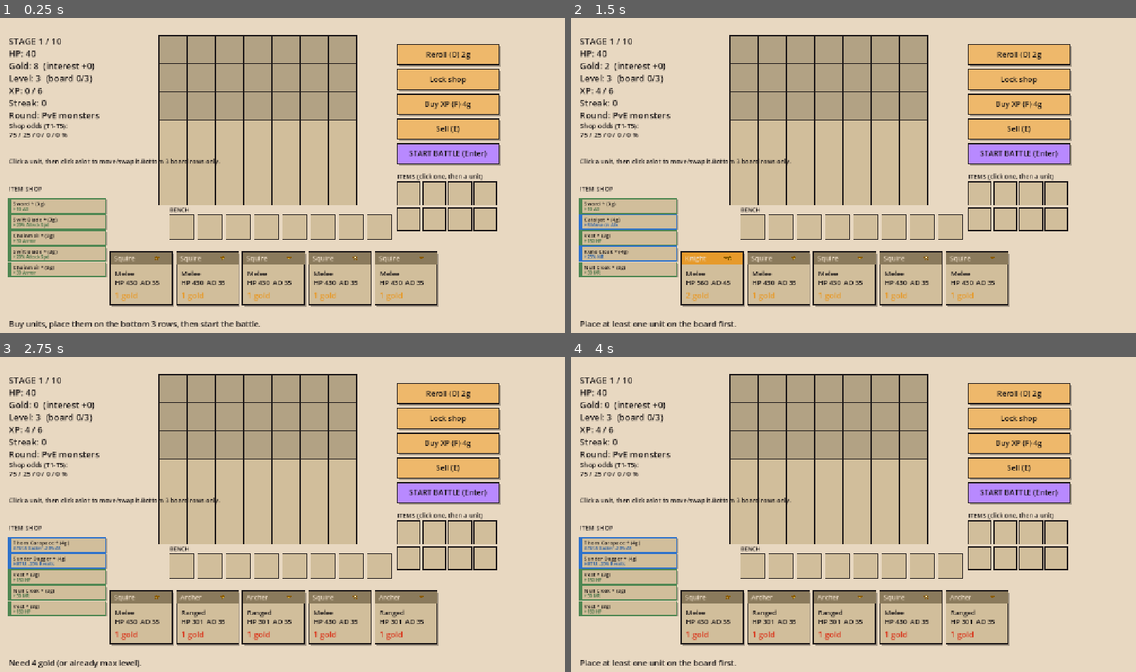
Above: before the commit, frames 1-4 (two rows, left to right).
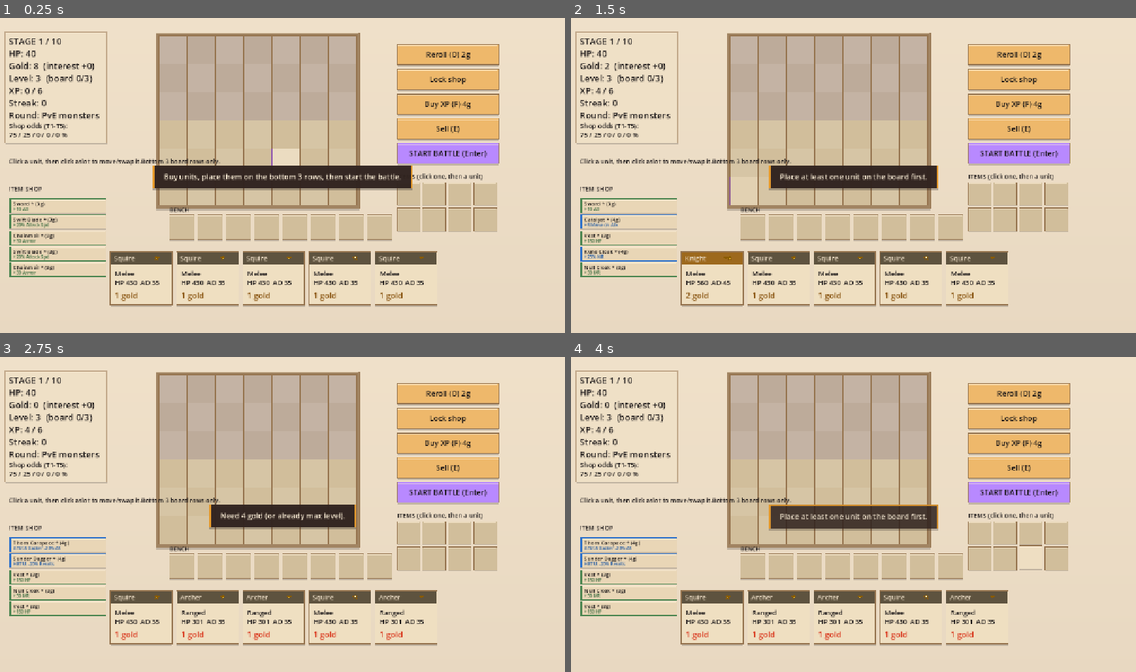
Above: after the commit, the same moments.

Repository: LionelBolling/Project-5
Game: Godot game, scene res://main.tscn
The game is run twice, just before and just after one commit, with the same random seed, the same clock (stepped at 60 frames per second) and the same inputs.
Inputs (mouse positions are in pixels of both pictures, inside the frame that each line leads up to):
- Up to frame 1 (0.25 s): no input
- Up to frame 2 (1.5 s): tap Enter at 0.5 s; move the mouse to (977, 159) at 0.52 s; hold D 0.53-1.25 s; tap F at 0.6 s; click (977, 159) at 0.67 s; tap Space at 0.77, 1.07, 1.25 s; tap E at 0.8 s; drag from (740, 191) to (825, 241) at 1.27 s
- Up to frame 3 (2.75 s): tap Enter at 2, 2.1 s; move the mouse to (339, 445) at 2.02 s; hold D from 2.03 s (still down); click (339, 445) at 2.17 s; tap F at 2.3 s
- Up to frame 4 (4 s): release D at 2.75 s; drag from (825, 580) to (684, 467) at 2.77 s; tap Space at 3.5, 3.77 s; move the mouse to (1023, 564) at 3.52 s; tap E at 3.6 s; click (1023, 564) at 3.67 s; tap Enter at 3.8 s

The runs differ from the first frame. In frame 1, 27% of the frame differs, in the area x 0-89%, y 4-99%; in frame 2, 26%; in frame 3, 25%; in frame 4, 26%.

Commit message:
Polish game UI and animate notifications

Diff:
--- a/docs/main.gd
+++ b/docs/main.gd
@@ -12,6 +12,9 @@
 const PURPLE := Color("893BFF")
 const GOLD := Color("E69A2B")
 const RED := Color("D9381E")
+const PAPER_HIGHLIGHT := Color("FFF2DA")
+const PAPER_EDGE := Color("967550")
+const TOAST_DURATION := 3.6
 const TIER_COL := [Color("8a7a5c"), Color("E69A2B"), Color("893BFF"), Color("D9381E"), Color("1A1617")]
 const DEFS := [["Squire",1,false],["Archer",1,true],["Knight",2,false],["Mage",2,true],
 	["Rogue",3,false],["Cleric",3,true],["Golem",4,false],["Witch",4,true],["Dragon",5,false],["Sage",5,true]]
@@ -161,7 +164,11 @@
 var streak := 0
 var phase := "prep"
 var locked := false
-var msg := "Buy units, place them on the bottom 3 rows, then start the battle."
+var notification_time := TOAST_DURATION
+var msg := "Buy units, place them on the bottom 3 rows, then start the battle.":
+	set(value):
+		msg = value
+		notification_time = TOAST_DURATION
 var shop := []
 var item_shop := []
 var bench := []
@@ -178,6 +185,9 @@
 var aura_timer := 0.0
 var mouse_pos := Vector2.ZERO
 var projectiles := []
+var hover_amounts := {}
+var pressed_rect := Rect2()
+var press_time := 0.0
 
 func spawn_projectile(from_pos: Vector2, to_pos: Vector2, u_name: String):
 	var p_type = "arrow"
@@ -208,9 +218,20 @@
 
 func _ready():
 	randomize()
-	for i in 8: bench.append(null)
+	for i in 8:
+		bench.append(null)
+		hover_amounts[bench_rect(i)] = 0.0
+		hover_amounts[item_slot_rect(i)] = 0.0
+	for i in 5:
+		hover_amounts[card_rect(i)] = 0.0
+		hover_amounts[btn_rect(i)] = 0.0
+	for y in range(3, ROWS):
+		for x in COLS:
+			hover_amounts[Rect2(BO + Vector2(x, y) * CELL, Vector2(CELL, CELL))] = 0.0
 	roll_shop()
 	roll_item_shop()
+	for i in item_shop.size():
+		hover_amounts[item_btn_rect(i)] = 0.0
 
 # ---------- item & stat helpers ----------
 func get_it_name(it):
@@ -407,6 +428,11 @@
 		mouse_pos = e.position
 	elif e is InputEventMouseButton and e.pressed and e.button_index == MOUSE_BUTTON_LEFT:
 		mouse_pos = e.position
+		if phase == "prep":
+			for rect in hover_amounts:
+				if rect.has_point(mouse_pos):
+					animate_press(rect)
+					break
 		click(e.position)
 	elif e is InputEventKey and e.pressed and not e.echo:
 		match e.keycode:
@@ -539,6 +565,7 @@
 
 func do_btn(i):
 	if phase != "prep": return
+	animate_press(btn_rect(i))
 	match i:
 		0:
 			if gold >= 2:
@@ -632,6 +659,14 @@
 
 func _process(dt):
 	if phase == "combat": sim(dt)
+	if qte == null:
+		notification_time = maxf(0.0, notification_time - dt)
+	press_time = maxf(0.0, press_time - dt)
+	mouse_pos = get_viewport().get_mouse_position()
+	var can_hover = phase == "prep" and get_viewport().get_visible_rect().has_point(mouse_pos)
+	for rect in hover_amounts:
+		var target := 1.0 if can_hover and rect.has_point(mouse_pos) else 0.0
+		hover_amounts[rect] = move_toward(hover_amounts[rect], target, dt * 7.0)
 	for t in texts: t.t -= dt
 	texts = texts.filter(func(t): return t.t > 0)
 	for p in projectiles: p.t += dt
@@ -1136,11 +1171,47 @@
 
 	return {"title": title, "col": TIER_COL[clampi(d.t - 1, 0, 4)], "lines": lines}
 
-func button(r, label, col):
-	draw_rect(Rect2(r.position + Vector2(3, 4), r.size), Color(0, 0, 0, 0.3))
-	draw_rect(r, col)
-	draw_rect(r, INK, false, 2)
+func animate_press(rect: Rect2):
+	pressed_rect = rect
+	press_time = 0.18
+
+func hover_strength(rect: Rect2) -> float:
+	return smoothstep(0.0, 1.0, hover_amounts.get(rect, 0.0))
+
+func press_strength(rect: Rect2) -> float:
+	return smoothstep(0.0, 1.0, press_time / 0.18) if rect == pressed_rect else 0.0
+
+func animated_rect(rect: Rect2, lift: float) -> Rect2:
+	return Rect2(rect.position + Vector2(0, press_strength(rect) * 3.0 - hover_strength(rect) * lift), rect.size)
+
+func draw_paper_panel(rect: Rect2, fill: Color, edge: Color, shadow_height: float = 3.0):
+	draw_rect(Rect2(rect.position + Vector2(0, shadow_height), rect.size), Color(INK, 0.20))
+	draw_rect(rect, fill)
+	draw_rect(rect, edge, false, 1.0)
+	draw_line(rect.position + Vector2(2, 2), rect.position + Vector2(rect.size.x - 2, 2), Color(PAPER_HIGHLIGHT, 0.56))
+
+func button(bounds: Rect2, label: String, col: Color):
+	var hover := hover_strength(bounds)
+	var r := animated_rect(bounds, 3.0)
+	draw_paper_panel(r, col.lightened(hover * 0.22).darkened(press_strength(bounds) * 0.14), PAPER_EDGE.lerp(INK, hover), 4.0 + hover * 2.0)
 	T(r.position + Vector2(0, 29), label, 17, INK, r.size.x, HORIZONTAL_ALIGNMENT_CENTER)
+
+func draw_notification():
+	if notification_time <= 0.0 or phase == "over":
+		return
+	var entrance := smoothstep(0.0, 0.24, TOAST_DURATION - notification_time)
+	var alpha := entrance * smoothstep(0.0, 0.42, notification_time)
+	var font := ThemeDB.fallback_font
+	var text_width := font.get_string_size(msg, HORIZONTAL_ALIGNMENT_LEFT, -1, 17).x
+	var size := Vector2(maxf(260.0, text_width + 48.0), 52.0)
+	var center := get_viewport_rect().get_center()
+	center.y += lerpf(12.0, 0.0, entrance)
+	var r := Rect2(center - size / 2.0, size)
+	draw_rect(Rect2(r.position + Vector2(0, 5), size), Color(INK, alpha * 0.28))
+	draw_rect(r, Color("30231F", alpha * 0.96))
+	draw_rect(r, Color(GOLD, alpha), false, 1.0)
+	draw_rect(Rect2(r.position + Vector2(0, 0), Vector2(4, size.y)), Color(GOLD, alpha))
+	T(r.position + Vector2(0, 32), msg, 17, Color(PAPER_HIGHLIGHT, alpha), size.x, HORIZONTAL_ALIGNMENT_CENTER)
 
 func get_equip_preview(u, s_name: String, s_tier: int) -> Dictionary:
 	var title = "%s %s" % [u.n, "*".repeat(u.s)]
@@ -1217,24 +1288,37 @@
 		y_off += 18.0
 
 func _draw():
-	draw_rect(Rect2(0, 0, 1280, 720), PARCH)
-	var mp = mouse_pos if mouse_pos != Vector2.ZERO else get_viewport().get_mouse_position()
+	var top_paper := PARCH.lerp(PAPER_HIGHLIGHT, 0.32)
+	draw_polygon(PackedVector2Array([Vector2.ZERO, Vector2(1280, 0), Vector2(1280, 720), Vector2(0, 720)]),
+		PackedColorArray([top_paper, top_paper, PARCH, PARCH]))
+	draw_rect(Rect2(8, 8, 1264, 704), Color(PAPER_EDGE, 0.40), false, 1.0)
+	draw_paper_panel(Rect2(12, 32, 230, 251), Color("EFE0C6"), Color(PAPER_EDGE, 0.50))
+	draw_paper_panel(Rect2(BO - Vector2(7, 7), Vector2(COLS, ROWS) * CELL + Vector2(14, 14)), Color("A18462"), PAPER_EDGE, 5.0)
+	var mp := mouse_pos
 
 	# Grid cells
 	for y in ROWS:
 		for x in COLS:
 			var r = Rect2(BO + Vector2(x, y) * CELL, Vector2(CELL, CELL))
-			draw_rect(r, KRAFT if y >= 3 else KRAFT.darkened(0.15))
-			draw_rect(r, INK, false, 2)
+			var base := KRAFT if y >= 3 else Color("BDAB9A")
+			if (x + y) % 2 == 0:
+				base = base.lightened(0.10)
+			var hover := hover_strength(r)
+			draw_rect(r, base.lerp(PAPER_HIGHLIGHT, hover * 0.52).darkened(press_strength(r) * 0.14))
+			draw_rect(r, PAPER_EDGE.lerp(PURPLE, hover * 0.55), false, 1.0)
 
 	if sel != null and sel[0] == "g":
 		draw_rect(Rect2(BO + Vector2(sel[1]) * CELL, Vector2(CELL, CELL)), PURPLE, false, 4)
 
 	# Bench
 	for i in 8:
-		var r = bench_rect(i)
-		draw_rect(r, KRAFT)
-		draw_rect(r, PURPLE if (sel != null and sel[0] == "b" and sel[1] == i) else INK, false, 3 if (sel != null and sel[0] == "b" and sel[1] == i) else 2)
+		var bounds = bench_rect(i)
+		var hover := hover_strength(bounds)
+		var r := animated_rect(bounds, 2.0)
+		var selected = sel != null and sel[0] == "b" and sel[1] == i
+		draw_paper_panel(r, KRAFT.lerp(PAPER_HIGHLIGHT, hover * 0.62), PURPLE if selected else PAPER_EDGE)
+		if selected:
+			draw_rect(r.grow(-2), PURPLE, false, 2)
 		if bench[i] != null:
 			var idle_t = Time.get_ticks_msec() / 1000.0 * 2.5 + i
 			token(r.position + Vector2(28, 28), bench[i], 0, "idle", idle_t, 0.0, 1.0)
@@ -1285,18 +1369,18 @@
 
 	# Unit Shop Cards
 	for i in 5:
-		var r = card_rect(i)
+		var bounds = card_rect(i)
+		var hover := hover_strength(bounds)
+		var r := animated_rect(bounds, 5.0)
 		var c = shop[i]
-		draw_rect(Rect2(r.position + Vector2(3, 4), r.size), Color(0, 0, 0, 0.3))
-		draw_rect(r, KRAFT)
-		draw_rect(r, INK, false, 2)
+		draw_paper_panel(r, Color("EFDFC1").lerp(PAPER_HIGHLIGHT, hover * 0.8), PAPER_EDGE, 4.0 + hover * 3.0)
 		if c != null:
-			draw_rect(Rect2(r.position, Vector2(140, 28)), TIER_COL[c.t - 1])
+			draw_rect(Rect2(r.position + Vector2(1, 1), Vector2(138, 27)), TIER_COL[c.t - 1].darkened(0.32))
 			T(r.position + Vector2(8, 20), c.n, 15, PARCH)
 			draw_unit_stars(r.position + Vector2(105, 14), c.t, 4.0)
 			T(r.position + Vector2(10, 55), "Ranged" if c.r else "Melee", 15)
 			T(r.position + Vector2(10, 75), "HP %d  AD %d" % [u_hp(c), u_ad(c)], 15)
-			T(r.position + Vector2(10, 105), "%d gold" % c.t, 18, GOLD if gold >= c.t else RED)
+			T(r.position + Vector2(10, 105), "%d gold" % c.t, 18, Color("87520E") if gold >= c.t else RED)
 		else:
 			T(r.position + Vector2(0, 65), "sold", 16, INK, 140, HORIZONTAL_ALIGNMENT_CENTER)
 
@@ -1314,17 +1398,16 @@
 	T(Vector2(20, 250), "Shop odds (T1-T5):", 15)
 	T(Vector2(20, 270), "%d / %d / %d / %d / %d %%" % odds, 15)
 	T(Vector2(20, 330), "Click a unit, then click a\nslot to move/swap it.\nBottom 3 board rows only.", 14)
-	T(Vector2(20, 700), msg, 18, INK)
 
 	# Item Shop
 	T(Vector2(20, 392), "ITEM SHOP", 14)
 	for i in item_shop.size():
-		var r = item_btn_rect(i)
+		var bounds = item_btn_rect(i)
+		var hover := hover_strength(bounds)
+		var r := animated_rect(bounds, 2.0)
 		var it = item_shop[i]
-		draw_rect(Rect2(r.position + Vector2(2, 2), r.size), Color(0, 0, 0, 0.25))
-		draw_rect(r, KRAFT)
 		var col = RARITY_COLS.get(it.rarity, INK) if it != null else INK
-		draw_rect(r, col, false, 2)
+		draw_paper_panel(r, Color("E9D6B6").lerp(PAPER_HIGHLIGHT, hover * 0.8), col, 2.0 + hover)
 		if it != null:
 			draw_rect(Rect2(r.position.x, r.position.y, 6, r.size.y), col)
 			var stars = "*".repeat(it.t)
@@ -1337,9 +1420,12 @@
 	# Item Inventory
 	T(Vector2(900, 364), "ITEMS (click one, then a unit)", 14)
 	for i in 8:
-		var r = item_slot_rect(i)
-		draw_rect(r, KRAFT)
-		draw_rect(r, PURPLE if i == sel_item else INK, false, 4 if i == sel_item else 2)
+		var bounds = item_slot_rect(i)
+		var hover := hover_strength(bounds)
+		var r := animated_rect(bounds, 2.0)
+		draw_paper_panel(r, KRAFT.lerp(PAPER_HIGHLIGHT, hover * 0.62), PURPLE if i == sel_item else PAPER_EDGE)
+		if i == sel_item:
+			draw_rect(r.grow(-2), PURPLE, false, 2)
 		if i < items_inv.size():
 			var it = items_inv[i]
 			var iname = get_it_name(it)
@@ -1360,8 +1446,7 @@
 	if sel != null and loc_get(sel) != null:
 		var d = loc_get(sel)
 		var st = stats(d)
-		draw_rect(Rect2(1140, 60, 130, 320), KRAFT)
-		draw_rect(Rect2(1140, 60, 130, 320), INK, false, 2)
+		draw_paper_panel(Rect2(1140, 60, 130, 320), Color("EFE0C6"), PAPER_EDGE)
 		T(Vector2(1146, 80), d.n, 16)
 		draw_unit_stars(Vector2(1230, 75), d.s, 4.5)
 		T(Vector2(1146, 100), "HP %d" % st.hp, 13)
@@ -1499,3 +1584,5 @@
 
 	if tip != null:
 		draw_tooltip_box(mp, tip.title, tip.col, tip.lines)
+	if qte == null:
+		draw_notification()
